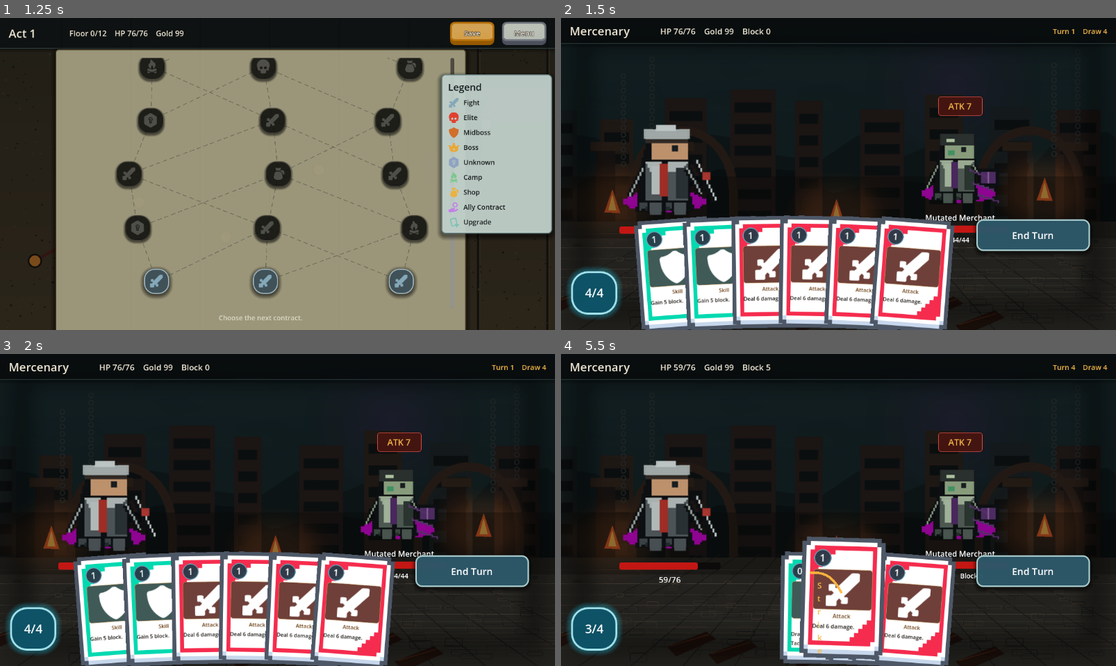
Above: before the commit, frames 1-4 (two rows, left to right).
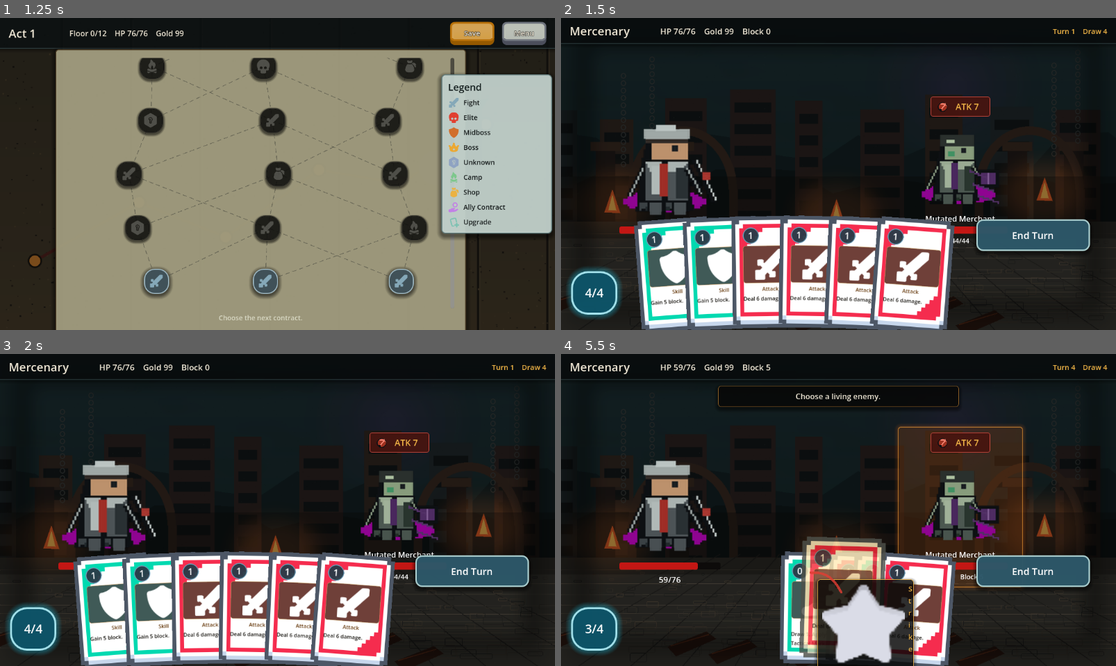
Above: after the commit, the same moments.

Repository: once0811-arch/game
Game: Godot game, scene res://scenes/main/main.tscn
Same seed, same stepped clock (60 frames per second), same inputs: the game is played once before the commit and once after it.
Inputs (mouse positions are in pixels of both pictures, inside the frame that each line leads up to):
- Up to frame 1 (1.25 s): click "새 여정" at 0.5 s
- Up to frame 2 (1.5 s): click (716, 280) at 1.27 s
- Up to frame 3 (2 s): no input
- Up to frame 4 (5.5 s): click "End Turn" at 2 s; click "End Turn" at 2.75 s; click "End Turn" at 3.5 s; tap Enter at 4.25 s; drag from (805, 606) to (894, 441) at 4.27 s; drag from (816, 606) to (810, 572) at 5.02 s

Frame 1 is identical in both runs. In frame 2, 0.9% of the frame differs, in the area x 64-79%, y 25-73%; in frame 3, 0.9%; in frame 4, 15%, in the area x 28-84%, y 10-100%.

Commit message:
Improve combat card targeting feedback

Diff:
--- a/SourceCode/scripts/combat/card_play_rules.gd
+++ b/SourceCode/scripts/combat/card_play_rules.gd
@@ -1,5 +1,7 @@
 class_name CardPlayRules
 extends RefCounted
+
+const CardDataScript := preload("res://scripts/data/card_data.gd")
 
 
 static func requires_enemy_target(card: Dictionary) -> bool:
@@ -9,6 +11,22 @@
 		if String(effect.get("type", "")) in ["damage", "tactical_mark"]:
 			return true
 	return false
+
+
+static func validate_play(card: Dictionary, hand_index: int, target_index: int = -1) -> Dictionary:
+	if RunState.combat.outcome != "active":
+		return _failure("Combat is already over.")
+	if hand_index < 0 or hand_index >= RunState.deck.hand.size():
+		return _failure("That card is no longer in hand.")
+	var cost := CardDataScript.card_cost(card)
+	if cost > RunState.combat.energy:
+		return _failure("Need %d energy." % cost)
+	if requires_enemy_target(card):
+		if first_live_enemy_index() < 0:
+			return _failure("No living enemy.")
+		if not is_live_enemy_index(target_index):
+			return _failure("Choose a living enemy.")
+	return {"ok": true, "message": ""}
 
 
 static func first_live_enemy_index() -> int:
@@ -24,3 +42,7 @@
 		return false
 	var enemy: Dictionary = RunState.combat.enemies[enemy_index]
 	return int(enemy.get("hp", 0)) > 0
+
+
+static func _failure(message: String) -> Dictionary:
+	return {"ok": false, "message": message}
--- a/SourceCode/scripts/combat/combat_screen.gd
+++ b/SourceCode/scripts/combat/combat_screen.gd
@@ -27,10 +27,13 @@
 var claim_reward_button: Button
 var enemy_controls: Array[Control] = []
 var feedback_layer: Control
+var combat_prompt_panel: PanelContainer
+var combat_prompt_label: Label
 var selected_target_index := 0
 var selected_card_index := -1
 var dragging_card_index := -1
-var drag_preview: Label
+var hovered_enemy_index := -1
+var drag_preview: Control
 var target_arc: Line2D
 var drag_start_position := Vector2.ZERO
 
@@ -212,6 +215,27 @@
 	_style_end_turn_button(end_turn_button)
 	end_turn_button.pressed.connect(_on_end_turn_pressed)
 	add_child(end_turn_button)
+
+	var prompt_panel := PanelContainer.new()
+	combat_prompt_panel = prompt_panel
+	prompt_panel.anchor_left = 0.5
+	prompt_panel.anchor_top = 0.0
+	prompt_panel.anchor_right = 0.5
+	prompt_panel.anchor_bottom = 0.0
+	prompt_panel.offset_left = -250
+	prompt_panel.offset_top = 66
+	prompt_panel.offset_right = 250
+	prompt_panel.offset_bottom = 110
+	prompt_panel.mouse_filter = Control.MOUSE_FILTER_IGNORE
+	prompt_panel.visible = false
+	prompt_panel.add_theme_stylebox_override("panel", _battle_overlay_style(Color(0.72, 0.48, 0.18, 0.78)))
+	add_child(prompt_panel)
+
+	combat_prompt_label = UIStyleScript.label("", 16, UIStyleScript.TEXT)
+	combat_prompt_label.horizontal_alignment = HORIZONTAL_ALIGNMENT_CENTER
+	combat_prompt_label.vertical_alignment = VERTICAL_ALIGNMENT_CENTER
+	combat_prompt_label.mouse_filter = Control.MOUSE_FILTER_IGNORE
+	prompt_panel.add_child(combat_prompt_label)
 
 	claim_reward_button = Button.new()
 	claim_reward_button.text = "Claim Reward"
@@ -364,6 +388,7 @@
 	]
 	_refresh_companions()
 	_refresh_hand()
+	_refresh_prompt()
 	end_turn_button.disabled = RunState.combat.outcome != "active"
 	claim_reward_button.visible = RunState.combat.outcome == "victory"
 	var recent_logs: Array[String] = []
@@ -373,6 +398,22 @@
 	log_label.text = "\n".join(PackedStringArray(recent_logs))
 
 
+func _refresh_prompt() -> void:
+	if combat_prompt_label == null or combat_prompt_panel == null:
+		return
+	combat_prompt_panel.visible = true
+	combat_prompt_label.add_theme_color_override("font_color", UIStyleScript.TEXT)
+	if RunState.combat.outcome == "victory":
+		combat_prompt_label.text = "Claim the reward."
+	elif RunState.combat.outcome == "defeat":
+		combat_prompt_label.text = "The contract is broken."
+	elif _is_targeting_enemy_card():
+		combat_prompt_label.text = "Choose a living enemy."
+	else:
+		combat_prompt_label.text = ""
+		combat_prompt_panel.visible = false
+
+
 func _refresh_enemy() -> void:
 	UIStyleScript.clear(enemy_box)
 	enemy_controls.clear()
@@ -393,6 +434,8 @@
 	panel.size_flags_vertical = Control.SIZE_SHRINK_CENTER
 	panel.mouse_default_cursor_shape = Control.CURSOR_POINTING_HAND
 	panel.gui_input.connect(_on_enemy_panel_gui_input.bind(enemy_index))
+	panel.mouse_entered.connect(_on_enemy_mouse_entered.bind(enemy_index))
+	panel.mouse_exited.connect(_on_enemy_mouse_exited.bind(enemy_index))
 	_style_enemy_panel(panel, enemy_index)
 
 	var margin := MarginContainer.new()
@@ -427,13 +470,28 @@
 	var intent_chip := PanelContainer.new()
 	intent_chip.mouse_filter = Control.MOUSE_FILTER_IGNORE
 	intent_chip.add_theme_stylebox_override("panel", _intent_style(String(intent.get("type", ""))))
-	intent_chip.custom_minimum_size = Vector2(92, 40)
+	intent_chip.custom_minimum_size = Vector2(124, 42)
 	intent_chip.size_flags_horizontal = Control.SIZE_SHRINK_CENTER
+	var intent_row := HBoxContainer.new()
+	intent_row.mouse_filter = Control.MOUSE_FILTER_IGNORE
+	intent_row.alignment = BoxContainer.ALIGNMENT_CENTER
+	intent_row.add_theme_constant_override("separation", 6)
+	intent_chip.add_child(intent_row)
+	var intent_icon := TextureRect.new()
+	intent_icon.mouse_filter = Control.MOUSE_FILTER_IGNORE
+	intent_icon.custom_minimum_size = Vector2(24, 24)
+	intent_icon.expand_mode = TextureRect.EXPAND_IGNORE_SIZE
+	intent_icon.stretch_mode = TextureRect.STRETCH_KEEP_ASPECT_CENTERED
+	intent_icon.texture = DataRegistry.get_temp_asset_texture(_intent_icon_asset_id(String(intent.get("type", "")), int(enemy.get("hp", 0)) <= 0))
+	intent_row.add_child(intent_icon)
 	var intent_label := UIStyleScript.label("%s %s" % [intent_kind, intent_text], 18, UIStyleScript.GOLD)
 	intent_label.mouse_filter = Control.MOUSE_FILTER_IGNORE
+	intent_label.custom_minimum_size = Vector2(68, 24)
+	intent_label.autowrap_mode = TextServer.AUTOWRAP_OFF
+	intent_label.clip_text = true
 	intent_label.horizontal_alignment = HORIZONTAL_ALIGNMENT_CENTER
 	intent_label.vertical_alignment = VERTICAL_ALIGNMENT_CENTER
-	intent_chip.add_child(intent_label)
+	intent_row.add_child(intent_label)
 	content.add_child(intent_chip)
 
 	var portrait := TextureRect.new()
@@ -490,18 +548,23 @@
 
 
 func _on_card_pressed(hand_index: int) -> void:
-	if not _is_card_playable(hand_index):
-		_show_invalid_action("Not enough energy.")
+	var validation := _validate_card_play(hand_index, -1)
+	if not bool(validation.get("ok", false)) and not _card_requires_target(hand_index):
+		_show_invalid_action(String(validation.get("message", "")))
 		return
 	if not _card_requires_target(hand_index):
 		_play_card_at_target(hand_index, -1)
 		return
 	selected_card_index = hand_index
+	hovered_enemy_index = -1
 	_layout_hand_cards()
+	_refresh_enemy()
+	_refresh_prompt()
 
 
 func _on_card_drag_started(hand_index: int, card_name_text: String) -> void:
 	if not _is_card_playable(hand_index):
+		_show_invalid_action(String(_validate_card_play(hand_index, -1).get("message", "Cannot play.")))
 		return
 	selected_card_index = hand_index
 	dragging_card_index = hand_index
@@ -509,6 +572,8 @@
 	_show_drag_preview(card_name_text)
 	if _card_requires_target(hand_index):
 		_update_target_arc()
+	_refresh_enemy()
+	_refresh_prompt()
 
 
 func _input(event: InputEvent) -> void:
@@ -532,7 +597,7 @@
 				_play_card_at_target(hand_index, -1)
 			else:
 				selected_card_index = hand_index
-				_show_invalid_action("Choose an enemy target.")
+				_show_invalid_action("Choose a living enemy.")
 				_refresh()
 
 
@@ -545,7 +610,7 @@
 
 func _on_enemy_pressed(enemy_index: int) -> void:
 	if not _enemy_can_target(enemy_index):
-		_show_invalid_action("That target is gone.")
+		_show_invalid_action("That enemy is already down.")
 		return
 	selected_target_index = enemy_index
 	if selected_card_index >= 0 and _is_card_playable(selected_card_index):
@@ -555,11 +620,9 @@
 
 
 func _play_card_at_target(hand_index: int, target_index: int) -> void:
-	if not _is_card_playable(hand_index):
-		_show_invalid_action("Not enough energy.")
-		return
-	if _card_requires_target(hand_index) and not _enemy_can_target(target_index):
-		_show_invalid_action("Choose an enemy target.")
+	var validation := _validate_card_play(hand_index, target_index)
+	if not bool(validation.get("ok", false)):
+		_show_invalid_action(String(validation.get("message", "")))
 		return
 	var instance: Dictionary = RunState.deck.hand[hand_index]
 	var card := DataRegistry.get_card(CardInstanceScript.get_card_id(instance)).duplicate(true)
@@ -567,6 +630,8 @@
 	var effect_kind := _card_effect_kind(card)
 	selected_target_index = target_index
 	selected_card_index = -1
+	hovered_enemy_index = -1
+	_clear_target_arc()
 	var messages := turn_manager.play_card(hand_index, target_index)
 	_append_logs(messages)
 	_refresh()
@@ -576,6 +641,7 @@
 func _on_end_turn_pressed() -> void:
 	selected_card_index = -1
 	dragging_card_index = -1
+	hovered_enemy_index = -1
 	_clear_drag_preview()
 	_clear_target_arc()
 	var messages := turn_manager.end_player_turn()
@@ -627,12 +693,25 @@
 	return CardDataScript.card_cost(card) <= RunState.combat.energy
 
 
+func _validate_card_play(hand_index: int, target_index: int) -> Dictionary:
+	if hand_index < 0 or hand_index >= RunState.deck.hand.size():
+		return {"ok": false, "message": "That card is no longer in hand."}
+	var instance: Dictionary = RunState.deck.hand[hand_index]
+	var card := DataRegistry.get_card(CardInstanceScript.get_card_id(instance))
+	return CardPlayRulesScript.validate_play(card, hand_index, target_index)
+
+
 func _card_requires_target(hand_index: int) -> bool:
 	if hand_index < 0 or hand_index >= RunState.deck.hand.size():
 		return false
 	var instance: Dictionary = RunState.deck.hand[hand_index]
 	var card := DataRegistry.get_card(CardInstanceScript.get_card_id(instance))
 	return CardPlayRulesScript.requires_enemy_target(card)
+
+
+func _is_targeting_enemy_card() -> bool:
+	var hand_index := dragging_card_index if dragging_card_index >= 0 else selected_card_index
+	return hand_index >= 0 and _card_requires_target(hand_index)
 
 
 func _card_name_for_hand_index(hand_index: int) -> String:
@@ -691,9 +770,26 @@
 
 func _show_drag_preview(card_name: String) -> void:
 	_clear_drag_preview()
-	drag_preview = UIStyleScript.label(card_name, 17, UIStyleScript.GOLD)
+	var content := HBoxContainer.new()
+	content.mouse_filter = Control.MOUSE_FILTER_IGNORE
+	content.add_theme_constant_override("separation", 7)
+	drag_preview = PanelContainer.new()
 	drag_preview.mouse_filter = Control.MOUSE_FILTER_IGNORE
 	drag_preview.z_index = 50
+	drag_preview.custom_minimum_size = Vector2(176, 42)
+	(drag_preview as PanelContainer).add_theme_stylebox_override("panel", _battle_overlay_style(UIStyleScript.GOLD))
+	drag_preview.add_child(content)
+	var icon := TextureRect.new()
+	icon.mouse_filter = Control.MOUSE_FILTER_IGNORE
+	icon.custom_minimum_size = Vector2(28, 28)
+	icon.expand_mode = TextureRect.EXPAND_FIT_WIDTH_PROPORTIONAL
+	icon.stretch_mode = TextureRect.STRETCH_KEEP_ASPECT_CENTERED
+	icon.texture = DataRegistry.get_temp_asset_texture("icon_tactical_mark")
+	content.add_child(icon)
+	var label := UIStyleScript.label(card_name, 15, UIStyleScript.GOLD)
+	label.mouse_filter = Control.MOUSE_FILTER_IGNORE
+	label.vertical_alignment = VERTICAL_ALIGNMENT_CENTER
+	content.add_child(label)
 	add_child(drag_preview)
 	_move_drag_preview()
 
@@ -717,6 +813,8 @@
 	target_arc.clear_points()
 	var start := drag_start_position
 	var target := get_global_mouse_position()
+	var target_index := _enemy_index_at_position(target)
+	target_arc.default_color = Color(1.0, 0.72, 0.24, 0.96) if target_index >= 0 else Color(0.88, 0.24, 0.20, 0.82)
 	var distance := target - start
 	for i in range(8):
 		var t := float(i) / 8.0
@@ -749,10 +847,16 @@
 
 func _show_invalid_action(text: String) -> void:
 	_spawn_float_text(text, get_global_mouse_position(), UIStyleScript.RED)
+	if combat_prompt_label != null:
+		if combat_prompt_panel != null:
+			combat_prompt_panel.visible = true
+		combat_prompt_label.text = text
+		combat_prompt_label.add_theme_color_override("font_color", UIStyleScript.RED)
 
 
 func _play_card_feedback(card: Dictionary, source_position: Vector2, target_index: int, effect_kind: String, messages: Array[String]) -> void:
 	var destination := _feedback_destination(target_index, effect_kind)
+	_animate_player_action(effect_kind, destination)
 	_animate_played_card(card, source_position, destination, effect_kind)
 	await get_tree().create_timer(0.18).timeout
 	match effect_kind:
@@ -938,6 +1042,7 @@
 func _spawn_impact(global_position: Vector2, effect_kind: String) -> void:
 	if feedback_layer == null:
 		return
+	_spawn_sprite_fx(_effect_asset_id(effect_kind), global_position, Vector2(96, 96))
 	var ring := PanelContainer.new()
 	ring.mouse_filter = Control.MOUSE_FILTER_IGNORE
 	ring.z_index = 118
@@ -953,6 +1058,37 @@
 	tween.finished.connect(ring.queue_free)
 
 
+func _spawn_sprite_fx(asset_id: String, global_position: Vector2, size_hint: Vector2) -> void:
+	if feedback_layer == null or asset_id.is_empty():
+		return
+	var asset := DataRegistry.get_temp_asset(asset_id)
+	if asset.is_empty():
+		return
+	var sprite := TextureRect.new()
+	sprite.mouse_filter = Control.MOUSE_FILTER_IGNORE
+	sprite.z_index = 119
+	sprite.custom_minimum_size = size_hint
+	sprite.size = size_hint
+	sprite.expand_mode = TextureRect.EXPAND_IGNORE_SIZE
+	sprite.stretch_mode = TextureRect.STRETCH_KEEP_ASPECT_CENTERED
+	sprite.texture = DataRegistry.get_temp_asset_texture(asset_id, 0)
+	feedback_layer.add_child(sprite)
+	sprite.global_position = global_position - size_hint * 0.5
+	sprite.scale = Vector2(0.82, 0.82)
+	var grow := create_tween().set_trans(Tween.TRANS_QUAD).set_ease(Tween.EASE_OUT)
+	grow.tween_property(sprite, "scale", Vector2(1.18, 1.18), 0.16)
+	grow.parallel().tween_property(sprite, "modulate:a", 0.0, 0.36).set_delay(0.12)
+	var frames: int = maxi(int(asset.get("frames", 1)), 1)
+	for frame in range(1, frames):
+		await get_tree().create_timer(0.045).timeout
+		if not is_instance_valid(sprite):
+			return
+		sprite.texture = DataRegistry.get_temp_asset_texture(asset_id, frame)
+	await get_tree().create_timer(0.16).timeout
+	if is_instance_valid(sprite):
+		sprite.queue_free()
+
+
 func _animate_target_hit(target_index: int, effect_kind: String) -> void:
 	if target_index < 0 or target_index >= enemy_controls.size():
 		return
@@ -964,6 +1100,29 @@
 	tween.tween_property(target, "position", original - shove * 0.45, 0.055)
 	tween.tween_property(target, "position", original, 0.065)
 	_spawn_impact(_enemy_center(target_index), effect_kind)
+
+
+func _animate_player_action(effect_kind: String, destination: Vector2) -> void:
+	if protagonist_sprite == null:
+		return
+	var original_position := protagonist_sprite.position
+	var original_texture := protagonist_sprite.texture
+	var action_texture := DataRegistry.get_temp_asset_texture("protagonist_mercenary_attack", 1)
+	if effect_kind in ["block", "heal"]:
+		action_texture = DataRegistry.get_temp_asset_texture("protagonist_mercenary_guard", 1)
+	if action_texture != null:
+		protagonist_sprite.texture = action_texture
+	var direction := (destination - _player_center()).normalized()
+	var lunge := Vector2(clampf(direction.x, -1.0, 1.0) * 18.0, -4.0)
+	if effect_kind in ["block", "heal", "utility"]:
+		lunge = Vector2(0, -6)
+	var tween := create_tween().set_trans(Tween.TRANS_CUBIC).set_ease(Tween.EASE_OUT)
+	tween.tween_property(protagonist_sprite, "position", original_position + lunge, 0.08)
+	tween.tween_property(protagonist_sprite, "position", original_position, 0.14)
+	tween.finished.connect(func() -> void:
+		if is_instance_valid(protagonist_sprite):
+			protagonist_sprite.texture = original_texture
+	)
 
 
 func _animate_enemy_lunge(enemy_index: int) -> void:
@@ -1085,6 +1244,24 @@
 			return "Hex"
 		_:
 			return "Tactic"
+
+
+func _effect_asset_id(effect_kind: String) -> String:
+	match effect_kind:
+		"damage", "enemy_attack":
+			return "fx_slash_small"
+		"damage_all":
+			return "fx_pierce_red"
+		"block":
+			return "fx_guard_flash"
+		"heal":
+			return "fx_heal_low"
+		"mark":
+			return "fx_tactical_mark_pin"
+		"hex":
+			return "fx_healing_down_black_crack"
+		_:
+			return "fx_oath_token_glint"
 
 
 func _effect_color(effect_kind: String) -> Color:
@@ -1174,14 +1351,39 @@
 	return style
 
 
+func _intent_icon_asset_id(intent_type: String, defeated: bool = false) -> String:
+	if defeated:
+		return "icon_health"
+	match intent_type:
+		"attack":
+			return "icon_weapon_slot"
+		"block":
+			return "icon_block"
+		"healing_down":
+			return "icon_healing_down"
+		_:
+			return "icon_tactical_mark"
+
+
 func _style_enemy_panel(panel: PanelContainer, enemy_index: int) -> void:
 	var style := StyleBoxFlat.new()
 	var alive := _enemy_can_target(enemy_index)
+	var targeting := _is_targeting_enemy_card()
 	style.bg_color = Color(0, 0, 0, 0)
 	style.border_color = Color(0, 0, 0, 0)
-	if enemy_index == selected_target_index and alive and (selected_card_index >= 0 or dragging_card_index >= 0):
-		style.bg_color = Color(0.20, 0.12, 0.04, 0.04)
-		style.border_color = Color(1.0, 0.65, 0.22, 0.34)
+	if alive and targeting and enemy_index == hovered_enemy_index:
+		style.bg_color = Color(0.36, 0.18, 0.04, 0.18)
+		style.border_color = Color(1.0, 0.70, 0.22, 0.92)
+		style.shadow_color = Color(1.0, 0.45, 0.10, 0.38)
+		style.shadow_size = 12
+	elif alive and targeting:
+		style.bg_color = Color(0.20, 0.12, 0.04, 0.08)
+		style.border_color = Color(1.0, 0.65, 0.22, 0.56)
+		style.shadow_color = Color(1.0, 0.45, 0.10, 0.16)
+		style.shadow_size = 8
+	elif enemy_index == hovered_enemy_index and alive:
+		style.bg_color = Color(0.08, 0.13, 0.14, 0.10)
+		style.border_color = Color(0.62, 0.78, 0.80, 0.42)
 	elif not alive:
 		style.bg_color = Color(0.02, 0.02, 0.02, 0.12)
 		style.border_color = Color(0.12, 0.12, 0.12, 0.28)
@@ -1193,14 +1395,34 @@
 	style.corner_radius_top_right = 6
 	style.corner_radius_bottom_left = 6
 	style.corner_radius_bottom_right = 6
-	style.shadow_color = Color(0, 0, 0, 0)
-	style.shadow_size = 0
+	if style.shadow_size <= 0:
+		style.shadow_color = Color(0, 0, 0, 0)
+		style.shadow_size = 0
 	style.shadow_offset = Vector2.ZERO
 	style.content_margin_left = 10
 	style.content_margin_top = 6
 	style.content_margin_right = 10
 	style.content_margin_bottom = 6
 	panel.add_theme_stylebox_override("panel", style)
+
+
+func _on_enemy_mouse_entered(enemy_index: int) -> void:
+	hovered_enemy_index = enemy_index
+	if enemy_index >= 0 and enemy_index < enemy_controls.size():
+		_style_enemy_panel(enemy_controls[enemy_index] as PanelContainer, enemy_index)
+	if _is_targeting_enemy_card():
+		selected_target_index = enemy_index
+		_update_target_arc()
+		_refresh_prompt()
+
+
+func _on_enemy_mouse_exited(enemy_index: int) -> void:
+	if hovered_enemy_index == enemy_index:
+		hovered_enemy_index = -1
+	if enemy_index >= 0 and enemy_index < enemy_controls.size():
+		_style_enemy_panel(enemy_controls[enemy_index] as PanelContainer, enemy_index)
+	if _is_targeting_enemy_card():
+		_update_target_arc()
 
 
 func _on_claim_reward_pressed() -> void:
--- a/SourceCode/scripts/combat/turn_manager.gd
+++ b/SourceCode/scripts/combat/turn_manager.gd
@@ -61,14 +61,12 @@
 		return logs
 	var instance: Dictionary = RunState.deck.hand[hand_index]
 	var card := DataRegistry.get_card(CardInstanceScript.get_card_id(instance))
-	var cost := CardDataScript.card_cost(card)
-	if cost > RunState.combat.energy:
-		logs.append("Not enough energy for %s." % CardDataScript.card_name(card))
-		return logs
-	if CardPlayRulesScript.requires_enemy_target(card) and not CardPlayRulesScript.is_live_enemy_index(target_index):
-		logs.append("Choose an enemy target for %s." % CardDataScript.card_name(card))
+	var validation := CardPlayRulesScript.validate_play(card, hand_index, target_index)
+	if not bool(validation.get("ok", false)):
+		logs.append(String(validation.get("message", "")))
 		return logs
 
+	var cost := CardDataScript.card_cost(card)
 	RunState.combat.energy -= cost
 	RunState.deck.play_card(hand_index)
 	RunState.combat.cards_played_this_turn += 1
--- a/SourceCode/scripts/ui/combat_card_view.gd
+++ b/SourceCode/scripts/ui/combat_card_view.gd
@@ -8,6 +8,11 @@
 signal card_drag_started(hand_index: int, card_name: String)
 
 const CARD_SIZE := Vector2(160, 232)
+const STATE_IDLE := "idle"
+const STATE_HOVER := "hover"
+const STATE_SELECTED := "selected"
+const STATE_DRAGGING := "dragging"
+const STATE_DISABLED := "disabled"
 
 var hand_index := -1
 var card_name := ""
@@ -16,6 +21,7 @@
 var hovered := false
 var pressing := false
 var dragging := false
+var visual_state := STATE_IDLE
 var press_origin := Vector2.ZERO
 
 
@@ -24,12 +30,14 @@
 	card_name = CardDataScript.card_name(card)
 	playable = can_play
 	selected = is_selected
+	visual_state = _state_from_flags()
 	custom_minimum_size = CARD_SIZE
 	size = CARD_SIZE
 	pivot_offset = CARD_SIZE * 0.5
 	mouse_filter = Control.MOUSE_FILTER_STOP
 	mouse_default_cursor_shape = Control.CURSOR_POINTING_HAND
 	_rebuild(card, instance)
+	_apply_interaction_state()
 
 
 func _ready() -> void:
@@ -54,6 +62,8 @@
 	elif event is InputEventMouseMotion and pressing and not dragging:
 		if press_origin.distance_to(get_global_mouse_position()) >= 10.0:
 			dragging = true
+			visual_state = STATE_DRAGGING
+			_apply_interaction_state()
 			card_drag_started.emit(hand_index, card_name)
 
 
@@ -136,12 +146,20 @@
 	text.vertical_alignment = VERTICAL_ALIGNMENT_TOP
 	layout.add_child(text)
 
+	if selected:
+		var selected_badge := UIStyleScript.label("TARGET", 12, UIStyleScript.GOLD)
+		selected_badge.mouse_filter = Control.MOUSE_FILTER_IGNORE
+		selected_badge.horizontal_alignment = HORIZONTAL_ALIGNMENT_CENTER
+		selected_badge.autowrap_mode = TextServer.AUTOWRAP_OFF
+		layout.add_child(selected_badge)
+
 
 func _on_mouse_entered() -> void:
 	if hovered or not playable:
 		return
 	hovered = true
-	z_index = 10
+	visual_state = STATE_HOVER
+	_apply_interaction_state()
 	var tween := create_tween().set_trans(Tween.TRANS_CUBIC).set_ease(Tween.EASE_OUT)
 	tween.tween_property(self, "scale", Vector2(1.08, 1.08), 0.12)
 	tween.parallel().tween_property(self, "position:y", position.y - 22.0, 0.12)
@@ -151,7 +169,8 @@
 	if not hovered:
 		return
 	hovered = false
-	z_index = 0
+	visual_state = _state_from_flags()
+	_apply_interaction_state()
 	var tween := create_tween().set_trans(Tween.TRANS_CUBIC).set_ease(Tween.EASE_OUT)
 	tween.tween_property(self, "scale", Vector2.ONE, 0.12)
 	tween.parallel().tween_property(self, "position:y", position.y + 22.0, 0.12)
@@ -174,7 +193,7 @@
 		if not playable:
 			texture_style.modulate_color = Color(0.48, 0.48, 0.48, 0.86)
 		elif selected:
-			texture_style.modulate_color = Color(1.0, 0.94, 0.72, 1.0)
+			texture_style.modulate_color = Color(1.18, 1.02, 0.68, 1.0)
 		else:
 			texture_style.modulate_color = Color(1, 1, 1, 1)
 		return texture_style
@@ -198,6 +217,33 @@
 	return style
 
 
+func _apply_interaction_state() -> void:
+	match visual_state:
+		STATE_DISABLED:
+			z_index = -1
+			modulate = Color(0.70, 0.70, 0.68, 0.88)
+		STATE_SELECTED:
+			z_index = 20
+			modulate = Color(1.08, 1.02, 0.86, 1.0)
+		STATE_DRAGGING:
+			z_index = 30
+			modulate = Color(1.0, 0.92, 0.72, 0.82)
+		STATE_HOVER:
+			z_index = 15
+			modulate = Color(1.04, 1.0, 0.92, 1.0)
+		_:
+			z_index = 0
+			modulate = Color.WHITE
+
+
+func _state_from_flags() -> String:
+	if not playable:
+		return STATE_DISABLED
+	if selected:
+		return STATE_SELECTED
+	return STATE_IDLE
+
+
 func _frame_asset_id(card: Dictionary) -> String:
 	var owner := String(card.get("owner", ""))
 	var owner_key := "companion" if not owner.is_empty() else "protagonist"
--- a/SourceCode/tools/visual_capture.gd
+++ b/SourceCode/tools/visual_capture.gd
@@ -107,6 +107,8 @@
 			await _preview_main_settings(scene)
 		"combat_card_preview":
 			await _preview_combat_card(scene)
+		"combat_targeting_preview":
+			await _preview_combat_targeting(scene)
 		"combat_enemy_preview":
 			await _preview_enemy_turn(scene)
 		"shop_purchase_preview":
@@ -130,6 +132,20 @@
 	for i in range(hand.size()):
 		if scene.has_method("_is_card_playable") and bool(scene.call("_is_card_playable", i)):
 			scene.call("_play_card_at_target", i, -1)
+			await create_timer(0.12).timeout
+			return
+
+
+func _preview_combat_targeting(scene: Node) -> void:
+	var run_state := root.get_node_or_null("/root/RunState")
+	if run_state == null or not scene.has_method("_on_card_pressed"):
+		return
+	var hand = run_state.get("deck").hand
+	for i in range(hand.size()):
+		if scene.has_method("_is_card_playable") and not bool(scene.call("_is_card_playable", i)):
+			continue
+		if scene.has_method("_card_requires_target") and bool(scene.call("_card_requires_target", i)):
+			scene.call("_on_card_pressed", i)
 			await create_timer(0.12).timeout
 			return
 
